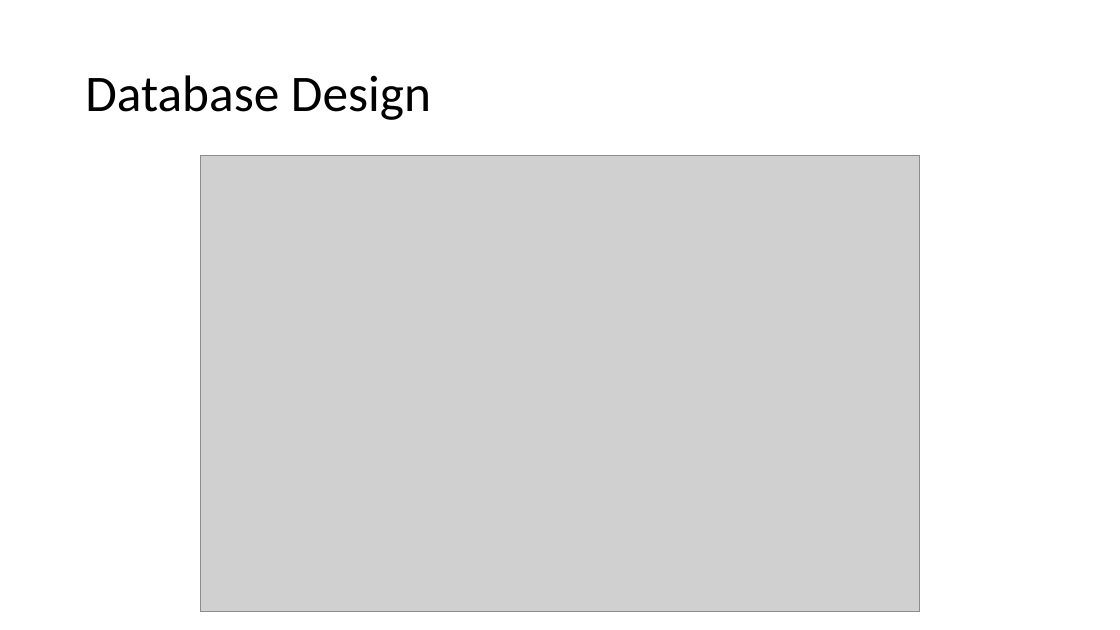
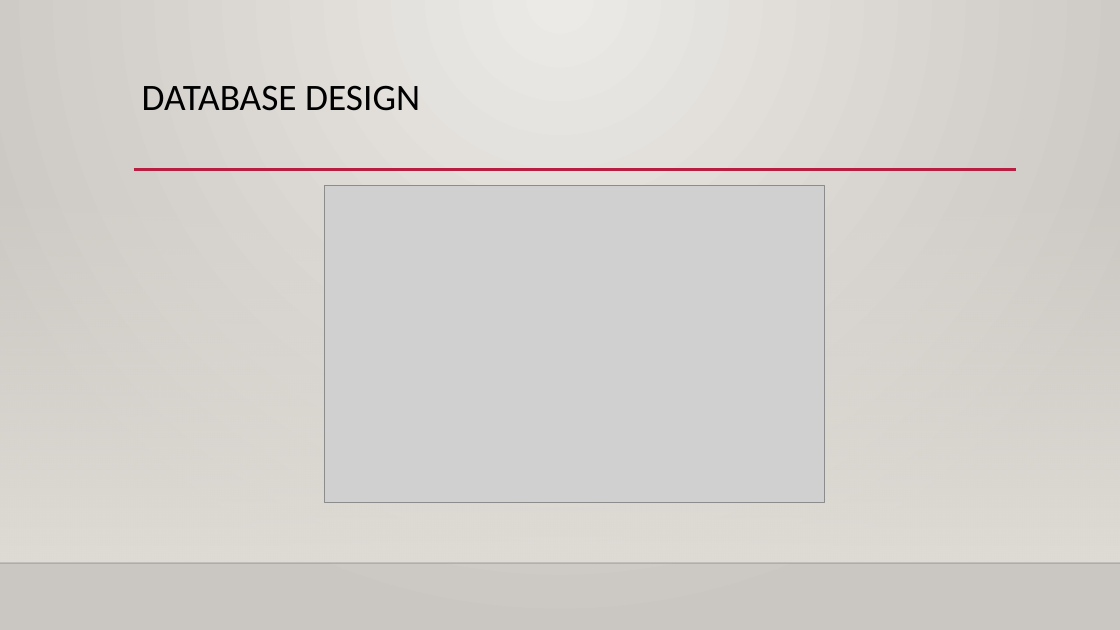
Before and after one commit to acb5649/BAConnect, a slide deck: slide 3 of Course Project Presentation 1.pptx. Drawn at 1120x630 pixels with LibreOffice and Linux fonts; fonts in the diff are those of the drawing; grey boxes stand for pictures; background and template pictures are left out. Boxes give left, top, right and bottom in pixels: in the first picture for what was removed or moved away, otherwise in the second. Text is boxed around its words. In the diff, an @@ line names an element or a change of style, - is before the commit and + after.

```diff
--- a/Course Project Presentation 1.pptx
+++ b/Course Project Presentation 1.pptx
@@ background #FFFFFF to gradient #ECEAE7 to #CAC7C1 @@
@@ title "DATABASE DESIGN" at bbox=[142, 85, 420, 111]: vertical alignment middle to top @@
@@ title at bbox=[142, 85, 420, 111]: text changed; size 44 to 32 pt @@
-Database Design
+DATABASE DESIGN
@@ line added from (134, 170) to (1017, 170), #B71E42 2.5 pt @@
@@ rectangle added at bbox=[0, 186, 1120, 563], fill gradient #DFDBD5 @@
@@ picture: place and size @@
-picture at bbox=[201, 155, 919, 612]
+picture at bbox=[325, 185, 824, 502]
@@ line added from (0, 563) to (1120, 563), #000001 1 pt @@
```
Also in this commit, not shown: 4 other slides changed, 2 slides added, 1 other file.
